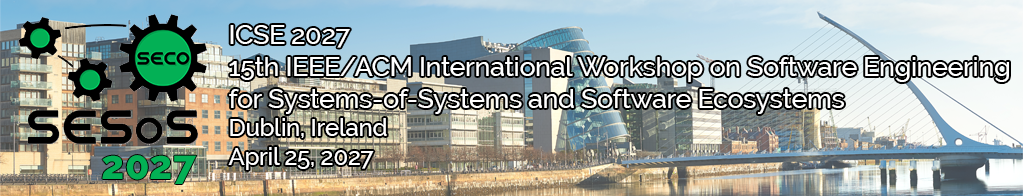
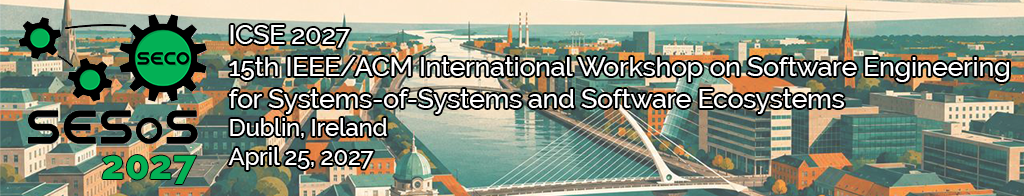
Comparing the layer stacks of the two 1024 × 196 images. Changes:
moved "Layer 1" above "2027" over [18,3,209,148]
added layer "Dublin AI" above "Dublin" over [0,0,1024,196]
renamed "Layer 4" to "Dublin", hid it over [0,0,1023,196]